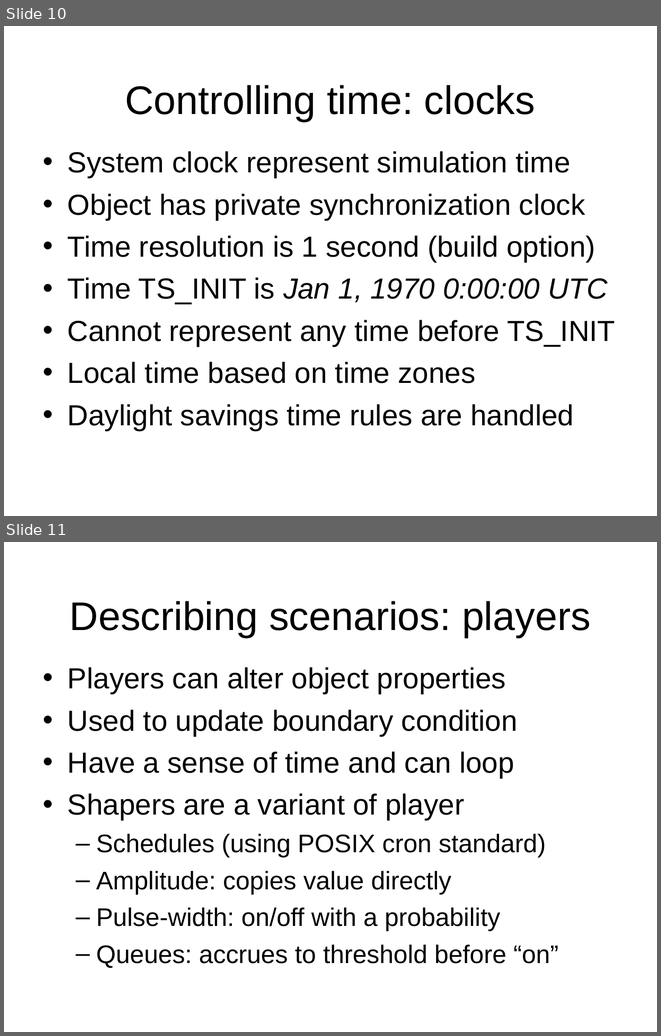
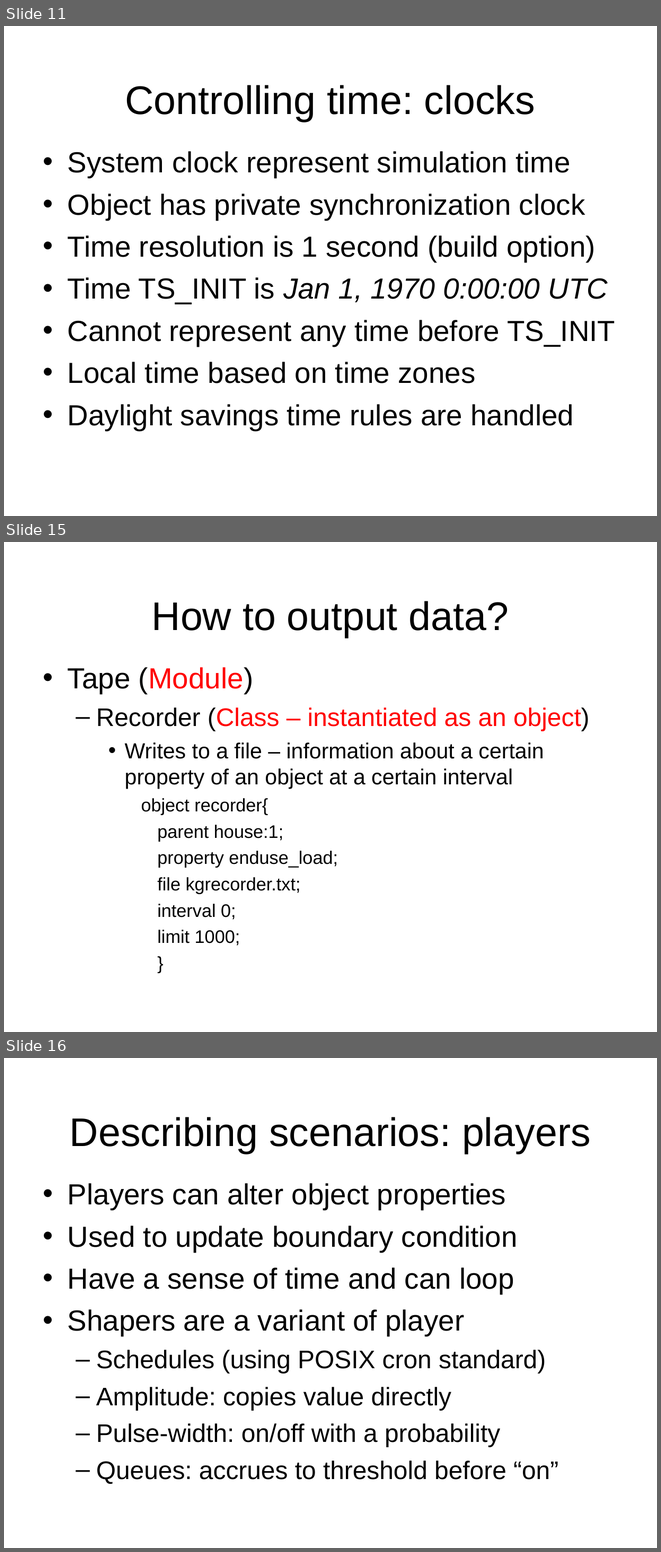
Before and after one commit to gridlab-d/course, a slide deck: 1.1 - What is GridLAB-D.pps. Shown one above the other, each under a label of ours: slides 10 and 11 before the commit, slides 11, 15 and 16 after it; the slides between them are not shown. The pictures are 661x1036 and 661x1552 pixels, drawn with LibreOffice and Linux fonts; fonts in the diff are those of the drawing; background and template pictures are left out. Boxes give left, top, right and bottom in pixels: in the first picture for what was removed or moved away, otherwise in the second. Text is boxed around its words. In the diff, an @@ line names an element or a change of style, - is before the commit and + after.

```diff
--- a/1.1 - What is GridLAB-D.pps
+++ b/1.1 - What is GridLAB-D.pps
@@ slide 15 added at <box>4,542,657,1032</box>, background picture (left out) @@
@@ title added at <box>152,601,509,637</box>, 44 pt, text #000000 @@
+How to output data?
@@ text added at <box>68,667,590,945</box>, 20 pt, text #000000 @@
+• Tape (Module)
+  – Recorder (Class – instantiated as an object)
+    • Writes to a file – information about a certain property of an object at a certain interval
+      object recorder{
+      parent house:1;
+      property enduse_load;
+      file kgrecorder.txt;
+      interval 0;
+      limit 1000;
+      }
@@ what was slide 10 is now slide 11 @@
@@ what was slide 11 is now slide 16 @@
```
Also in this commit, not shown: 3 slides changed, 7 other slides added, 5 slides removed.
